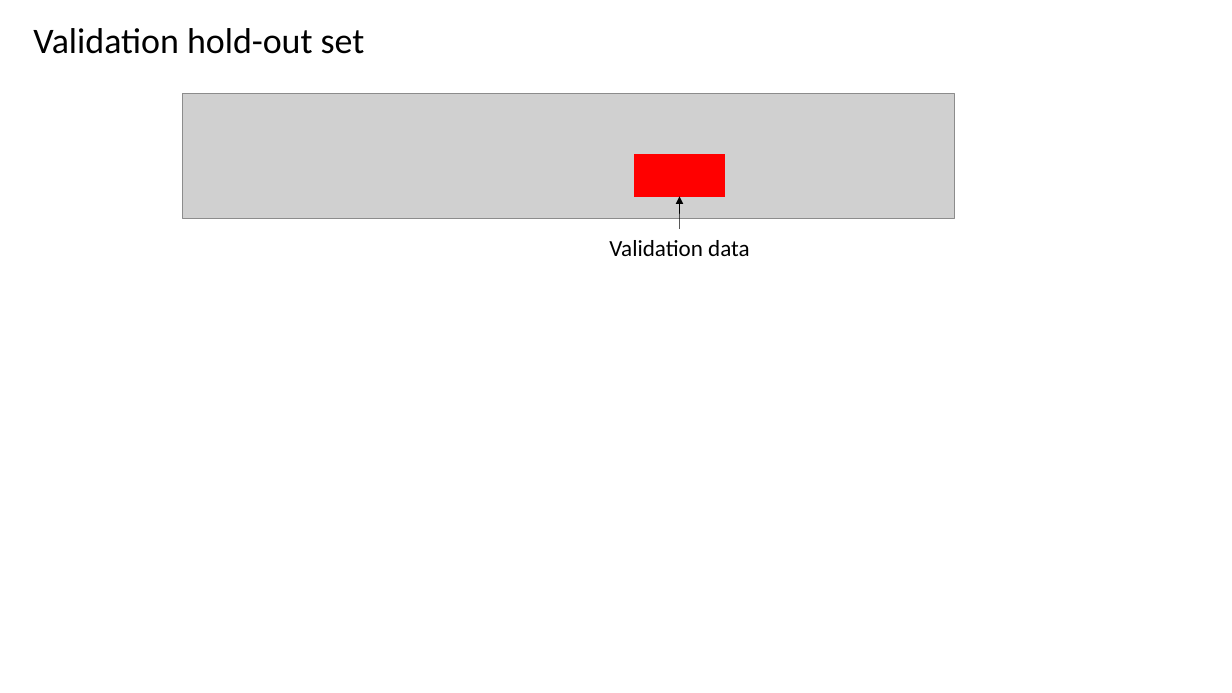
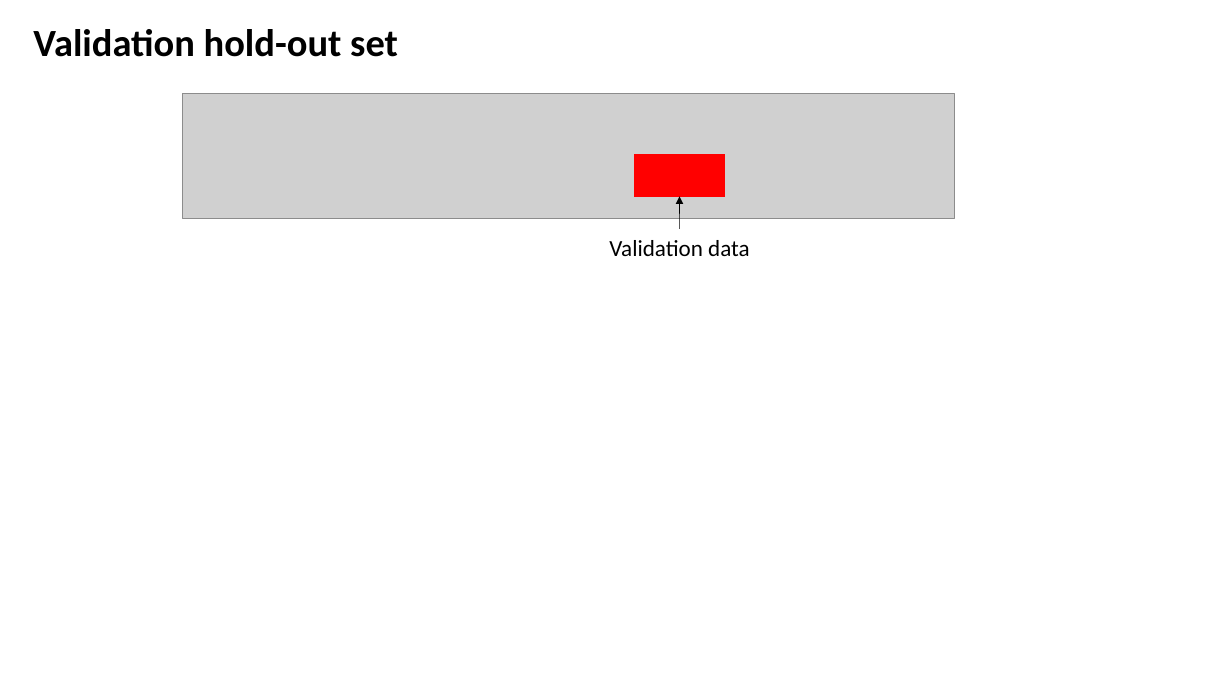
Before and after one commit to CompOmics/ML_AI_Analytical_Chemistry_Course, a slide deck: slide 6 of 03_Evaluation/slides/3_3_ensemble_learning.pptx. Drawn at 1232x693 pixels with LibreOffice and Linux fonts; fonts in the diff are those of the drawing; grey boxes stand for pictures. Boxes give left, top, right and bottom in pixels: in the first picture for what was removed or moved away, otherwise in the second. Text is boxed around its words. In the diff, an @@ line names an element or a change of style, - is before the commit and + after.

```diff
--- a/03_Evaluation/slides/3_3_ensemble_learning.pptx
+++ b/03_Evaluation/slides/3_3_ensemble_learning.pptx
@@ text "Validation hold-out set" at (x1=33, y1=29, x2=398, y2=57): size 28 to 30 pt, bold on @@
```
Also in this commit, not shown: 16 other slides changed, 8 other files.
